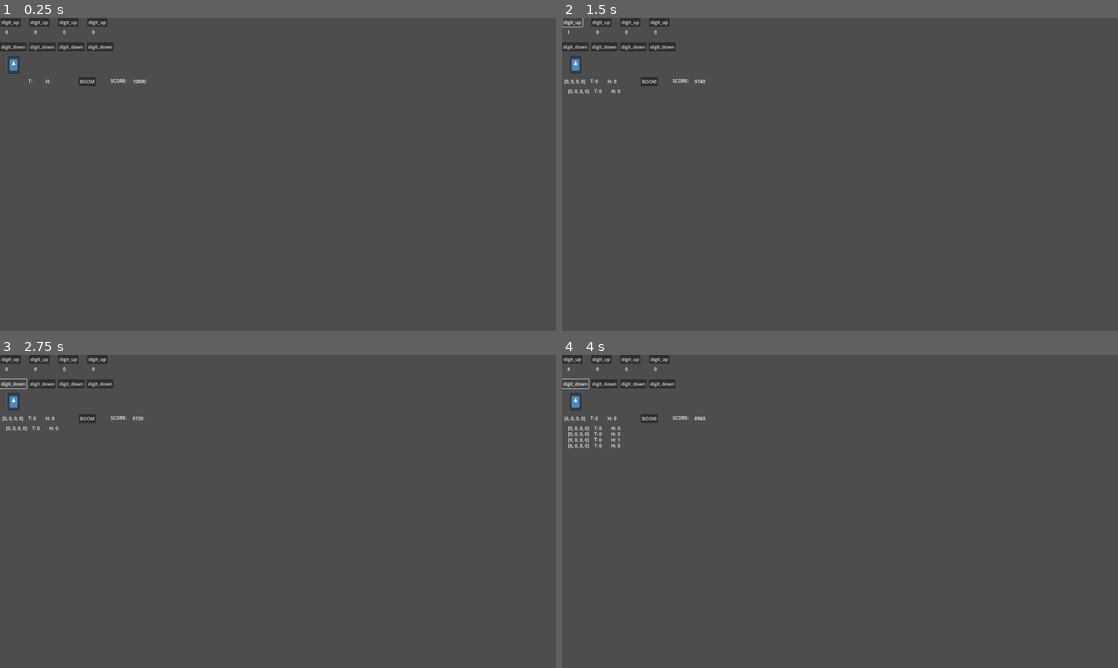
Above: before the commit, frames 1-4 (two rows, left to right).
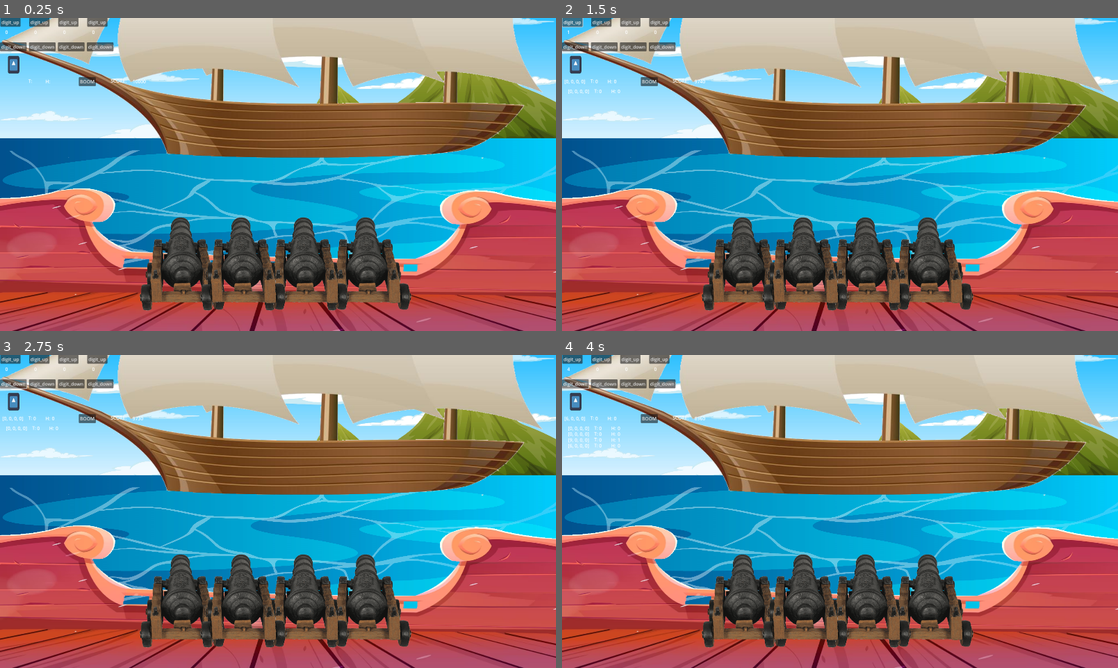
Above: after the commit, the same moments.

Repository: juanandres185/PLD_SecretShips
Game: Godot game, scene res://nodes/1p_game.tscn
The game is run twice, just before and just after one commit, with the same random seed, the same clock (stepped at 60 frames per second) and the same inputs. This scene is started directly instead of the project's main scene. The engine's default icon, where the game draws it, is replaced by a stand-in: a white triangle on a blue panel in a dark square.
Inputs:
- Up to frame 1 (0.25 s): no input
- Up to frame 2 (1.5 s): click "BOOM" at 0.5 s; click "digit_up" at 1.25 s
- Up to frame 3 (2.75 s): click "digit_down" at 2 s
- Up to frame 4 (4 s): tap Enter at 2.75, 2.85, 3.6 s; hold D 2.78-3.53 s; tap Space at 3.02, 3.5, 3.77 s; hold S from 3.53 s (still down)

The runs differ from the first frame. In frame 1, 97% of the frame differs, in the area x 0-100%, y 0-100%; in frame 2, 97%; in frame 3, 97%; in frame 4, 97%.

Commit message:
Añadidas un inicio de la interfaz gráfica

Diff:
--- a/config.cfg
+++ b/config.cfg
@@ -1,14 +1,10 @@
 [volume]
 
-general=84
+general=90
 sounds=99
-music=92
+music=89
 
 [graphics]
 
 fullscreen=false
 resolution=0
-
-[graphs]
-
-fullscreen=true
--- a/nodes/1p_game.tscn
+++ b/nodes/1p_game.tscn
@@ -1,6 +1,10 @@
-[gd_scene load_steps=3 format=3 uid="uid://daitm0va0bavs"]
+[gd_scene load_steps=7 format=3 uid="uid://daitm0va0bavs"]
 
+[ext_resource type="Texture2D" uid="uid://cir1t4sablbap" path="res://sprites/Gameset/BackgroundSea.jpg" id="1_tmbeg"]
 [ext_resource type="PackedScene" uid="uid://b84t7ayu1w7vs" path="res://nodes/Player.tscn" id="1_ya5ec"]
+[ext_resource type="Texture2D" uid="uid://r3a6jq5dyv2a" path="res://sprites/Gameset/PirateShip.png" id="2_71ova"]
+[ext_resource type="Texture2D" uid="uid://d1u7yv05lmesk" path="res://sprites/Gameset/MainDeck.png" id="3_0ccan"]
+[ext_resource type="Texture2D" uid="uid://c3wlquhtwl2py" path="res://sprites/Gameset/Cannon.png" id="4_awfec"]
 
 [sub_resource type="GDScript" id="GDScript_6xuy8"]
 script/source = "extends Node2D
@@ -31,6 +35,60 @@
 [node name="1p_game" type="Node2D"]
 script = SubResource("GDScript_6xuy8")
 
+[node name="Control" type="Control" parent="."]
+layout_mode = 3
+anchors_preset = 0
+offset_left = -16.0
+offset_bottom = 16.0
+
+[node name="TextureRect" type="TextureRect" parent="Control"]
+layout_mode = 1
+anchors_preset = 15
+anchor_right = 1.0
+anchor_bottom = 1.0
+offset_left = 16.0
+offset_right = 1920.0
+offset_bottom = 1064.0
+grow_horizontal = 2
+grow_vertical = 2
+texture = ExtResource("1_tmbeg")
+expand_mode = 1
+
+[node name="EnemyShip" type="Node2D" parent="Control"]
+
+[node name="EnemyShip" type="Sprite2D" parent="Control/EnemyShip"]
+position = Vector2(992, -120)
+scale = Vector2(1.89483, 1.3638)
+texture = ExtResource("2_71ova")
+
+[node name="MainShip" type="Node2D" parent="Control"]
+position = Vector2(16, 0)
+
+[node name="MainDeck" type="Sprite2D" parent="Control/MainShip"]
+position = Vector2(960, 833.75)
+scale = Vector2(1.3913, 1.00716)
+texture = ExtResource("3_0ccan")
+
+[node name="MainShip" type="Node2D" parent="Control/MainShip"]
+position = Vector2(112, -8)
+metadata/_edit_group_ = true
+
+[node name="Cannon1" type="Sprite2D" parent="Control/MainShip/MainShip"]
+position = Vector2(512, 856)
+texture = ExtResource("4_awfec")
+
+[node name="Cannon4" type="Sprite2D" parent="Control/MainShip/MainShip"]
+position = Vector2(1151, 856)
+texture = ExtResource("4_awfec")
+
+[node name="Cannon3" type="Sprite2D" parent="Control/MainShip/MainShip"]
+position = Vector2(936, 856)
+texture = ExtResource("4_awfec")
+
+[node name="Cannon2" type="Sprite2D" parent="Control/MainShip/MainShip"]
+position = Vector2(721, 856)
+texture = ExtResource("4_awfec")
+
 [node name="Player" parent="." instance=ExtResource("1_ya5ec")]
 
 [connection signal="finish" from="Player" to="." method="_on_player_finish"]
--- a/nodes/main_menu.tscn
+++ b/nodes/main_menu.tscn
@@ -117,16 +117,16 @@
 scale = Vector2(1.70333, 1.70333)
 texture = ExtResource("13_go5s3")
 
+[node name="FullScreen" type="Sprite2D" parent="OptionsMenu/Node2D"]
+position = Vector2(3040, 576)
+scale = Vector2(1.70667, 1.70667)
+texture = ExtResource("14_hnrjk")
+
 [node name="Resolution" type="Sprite2D" parent="OptionsMenu/Node2D"]
 visible = false
 position = Vector2(960, 576)
 scale = Vector2(1.70667, 1.70667)
 texture = ExtResource("2_auwm8")
-
-[node name="FullScreen" type="Sprite2D" parent="OptionsMenu/Node2D"]
-position = Vector2(3040, 576)
-scale = Vector2(1.70667, 1.70667)
-texture = ExtResource("14_hnrjk")
 
 [node name="Title" type="Sprite2D" parent="OptionsMenu/Node2D"]
 position = Vector2(960, 137.399)
--- a/scripts/global.gd
+++ b/scripts/global.gd
@@ -32,7 +32,8 @@
 
 func toggle_fullscreen():
 	fullscreen = not(fullscreen)
-	config.set_value("graphs","fullscreen",fullscreen)
+	config.set_value("graphics","fullscreen",fullscreen)
+	config.save(config_path)
 	if(fullscreen):
 		DisplayServer.window_set_mode(DisplayServer.WINDOW_MODE_FULLSCREEN)
 	else:
